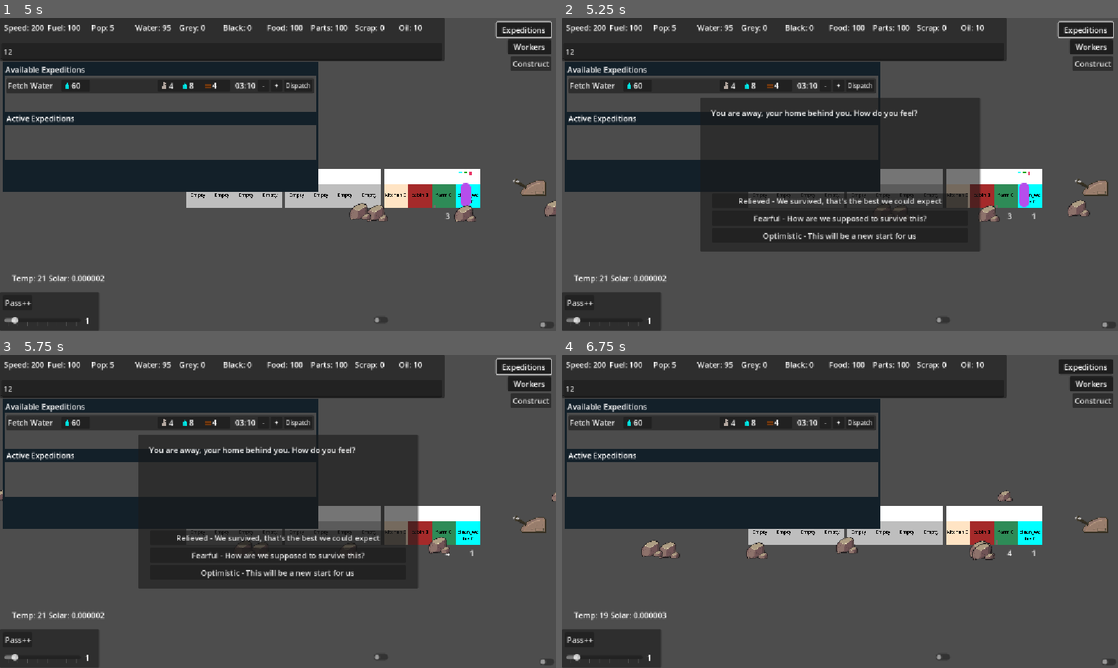
Above: before the commit, frames 1-4 (two rows, left to right).
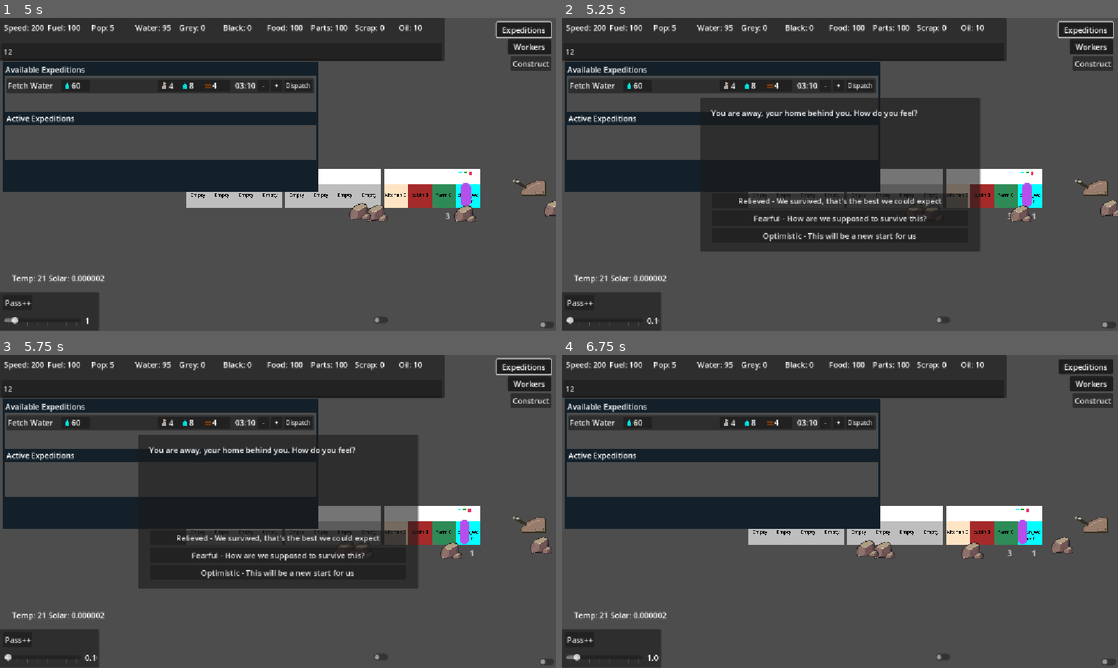
Above: after the commit, the same moments.

Repository: Sphinx111/ed_and_morgs_train_builder
Game: Godot game, scene res://Scenes/traincar.tscn
Two runs of this game, one before a commit and one after it. Both use one fixed random seed, a clock stepped at 60 frames per second and the inputs below.
Inputs (mouse positions are in pixels of both pictures, inside the frame that each line leads up to):
- Up to frame 1 (5 s): click (222, 52) at 0.52 s; type "12" at 0.6 s; click "Workers" at 1.25 s; click "Pass++" at 2 s; click (544, 324) at 2.75 s; click (378, 321) at 3.5 s; click "Expeditions" at 4.25 s
- Up to frame 2 (5.25 s): click "Construct" at 5 s
- Up to frame 3 (5.75 s): no input
- Up to frame 4 (6.75 s): click "Optimistic - This will be a n…" at 5.75 s; click "Continue" at 6.5 s

Frame 1 is identical in both runs. In frame 2, 0.8% of the frame differs, in the area x 0-100%, y 49-98%; in frame 3, 0.7%; in frame 4, 1.4%, in the area x 6-92%, y 43-98%.

Commit message:
Added Event Bus, narrative events slow time down
Created Event bus for routing global-scoped events or passing events from varied sources to one specific place.

Diff:
--- a/basic_ui.gd
+++ b/basic_ui.gd
@@ -63,6 +63,12 @@
 
 	backgroundController = scene_root.get_node("Background")
 	constructionPanel.placement_requested.connect(_on_construction_placement_requested)
+	EventBus.time_factor_requested.connect(_on_time_factor_requested)
+
+
+func _exit_tree() -> void:
+	if EventBus.time_factor_requested.is_connected(_on_time_factor_requested):
+		EventBus.time_factor_requested.disconnect(_on_time_factor_requested)
 
 func _on_viewport_size_changed() -> void:
 	set_anchors_and_offsets_preset(Control.PRESET_FULL_RECT)
@@ -224,14 +230,24 @@
 
 func _on_debug_tick_slider_ended(value_changed: bool) -> void:
 	if value_changed == true:
-		$DebugPanel/SliderLabel.text = ("%f" % (debug_slider.value))
-		tick_time = 1.0 / debug_slider.value
+		EventBus.request_time_factor(debug_slider.value)
+
+
+func _on_time_factor_requested(new_time_factor: float) -> void:
+	_apply_time_factor(new_time_factor)
+
+
+func _apply_time_factor(new_time_factor: float) -> void:
+	Globals.time_factor = new_time_factor
+	if new_time_factor <= 0.0:
+		tick_time = 0.0
+		tick_timer.stop()
+	else:
+		tick_time = 1.0 / new_time_factor
 		tick_timer.wait_time = tick_time
-		Globals.time_factor = debug_slider.value
-		if tick_time == 0.0:
-			tick_timer.stop()
-		else:
-			tick_timer.start()
+		tick_timer.start()
+	debug_slider.set_value_no_signal(new_time_factor)
+	$DebugPanel/SliderLabel.text = "%f" % new_time_factor
 
 
 func _on_map_toggled(toggled_on: bool) -> void:
--- /dev/null
+++ b/event_bus.gd
@@ -0,0 +1,8 @@
+extends Node
+
+## Global signal hub for decoupled game events.
+signal time_factor_requested(new_time_factor: float)
+
+
+func request_time_factor(new_time_factor: float) -> void:
+	time_factor_requested.emit(new_time_factor)
--- a/narrative_engine.gd
+++ b/narrative_engine.gd
@@ -18,6 +18,7 @@
 var popupScene : PackedScene = preload("res://Scenes/dialog_popup.tscn")
 var active_popup : DialogPopup
 var active_event : NarrativeEvent
+var _saved_time_factor : float = 1.0
 
 func start() -> void:
 	main_timer.wait_time = first_event_time
@@ -32,6 +33,8 @@
 	active_popup = popupScene.instantiate()
 	var ui_canvas: CanvasLayer = get_parent().get_node("UICanvas")
 	ui_canvas.add_child(active_popup)
+	_saved_time_factor = Globals.time_factor
+	EventBus.request_time_factor(event_sim_speed)
 	_connect_signals()
 	active_popup.set_event(active_event)
 
@@ -41,6 +44,7 @@
 	active_popup.option3.connect(_on_option3)
 
 func cleanup_dialogbox() -> void:
+	EventBus.request_time_factor(_saved_time_factor)
 	active_popup.queue_free()
 	active_popup = null
 
--- a/project.godot
+++ b/project.godot
@@ -19,6 +19,7 @@
 
 Globals="*res://Globals.gd"
 Helpers="*res://Helpers.gd"
+EventBus="*res://event_bus.gd"
 
 [display]
 
Not shown, added: event_bus.gd.uid
